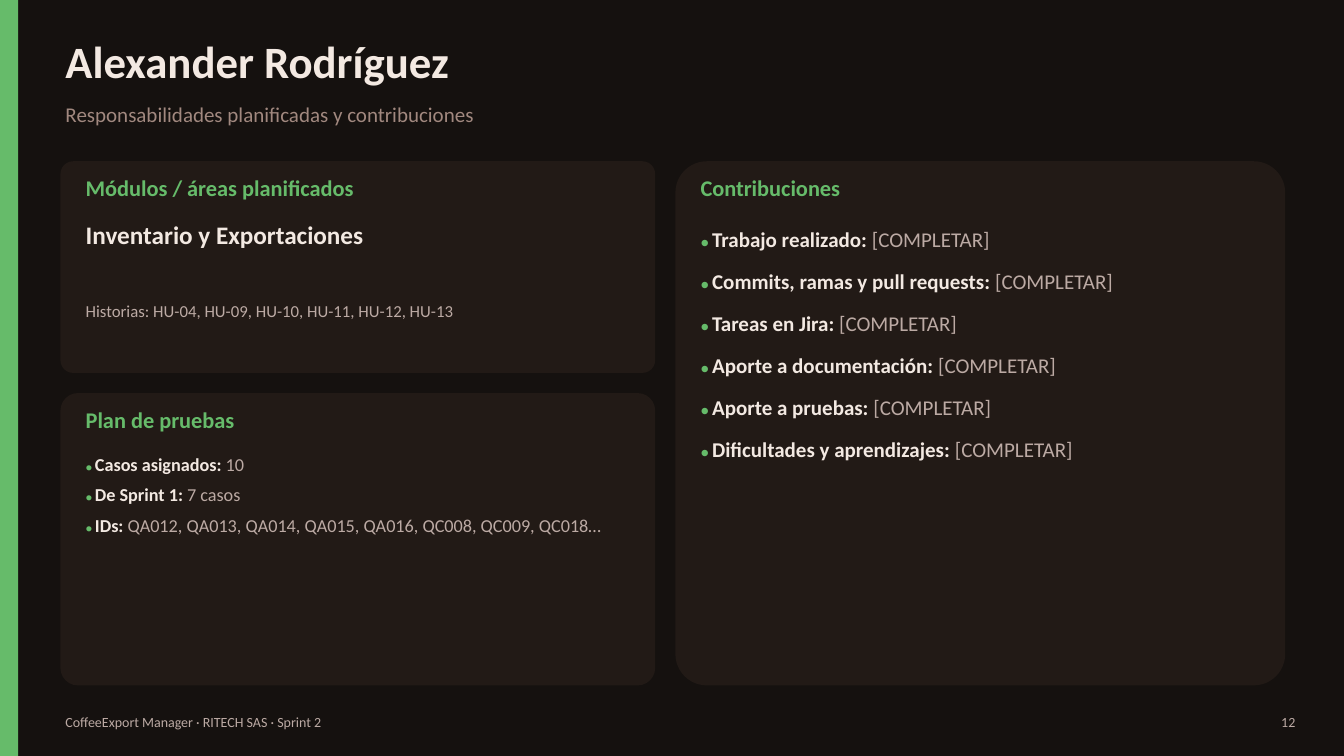
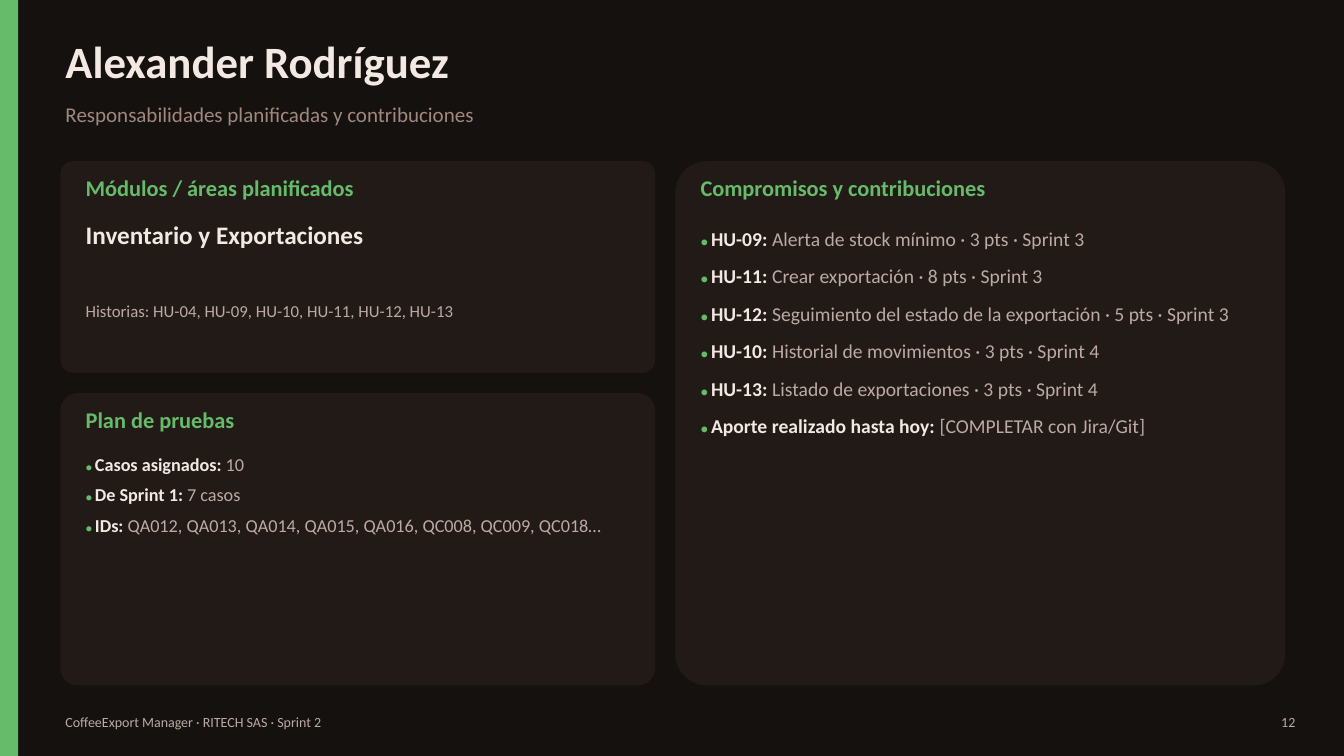
Before and after one commit to brayanckr/Proyecto-Calidad-de-software, a slide deck: slide 12 of docs/sprint2/CoffeeExport_Manager_Sprint2.pptx. Drawn at 1344x756 pixels with LibreOffice and Linux fonts; fonts in the diff are those of the drawing. Boxes give left, top, right and bottom in pixels: in the first picture for what was removed or moved away, otherwise in the second. Text is boxed around its words. In the diff, an @@ line names an element or a change of style, - is before the commit and + after.

Commit message:
Presentación: compromisos del Sprint 3 y 4 por integrante
Las diapositivas individuales muestran las historias comprometidas por cada
integrante según el backlog. Se deja un único campo [COMPLETAR] por persona
para su aporte ya realizado (Jira/Git).

```diff
--- a/docs/sprint2/CoffeeExport_Manager_Sprint2.pptx
+++ b/docs/sprint2/CoffeeExport_Manager_Sprint2.pptx
@@ text at (701, 180, 985, 200): text changed @@
-Contribuciones
+Compromisos y contribuciones
@@ text at (711, 232, 1229, 436): text changed; size 15 to 14 pt; text colour #F3E9E2 to #BCAAA4; bold off @@
-● Trabajo realizado: [COMPLETAR]
-● Commits, ramas y pull requests: [COMPLETAR]
-● Tareas en Jira: [COMPLETAR]
-● Aporte a documentación: [COMPLETAR]
-● Aporte a pruebas: [COMPLETAR]
-● Dificultades y aprendizajes: [COMPLETAR]
+● HU-09: Alerta de stock mínimo · 3 pts · Sprint 3
+● HU-11: Crear exportación · 8 pts · Sprint 3
+● HU-12: Seguimiento del estado de la exportación · 5 pts · Sprint 3
+● HU-10: Historial de movimientos · 3 pts · Sprint 4
+● HU-13: Listado de exportaciones · 3 pts · Sprint 4
+● Aporte realizado hasta hoy: [COMPLETAR con Jira/Git]
```
Also in this commit, not shown: 4 other slides changed.
